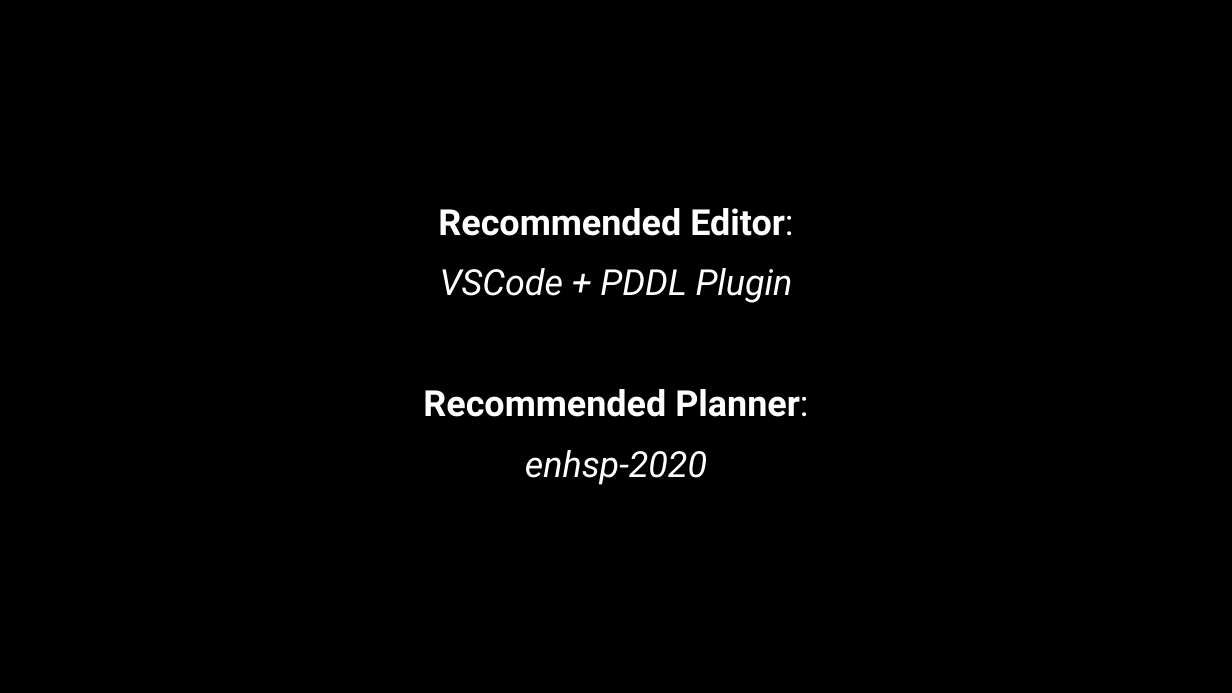
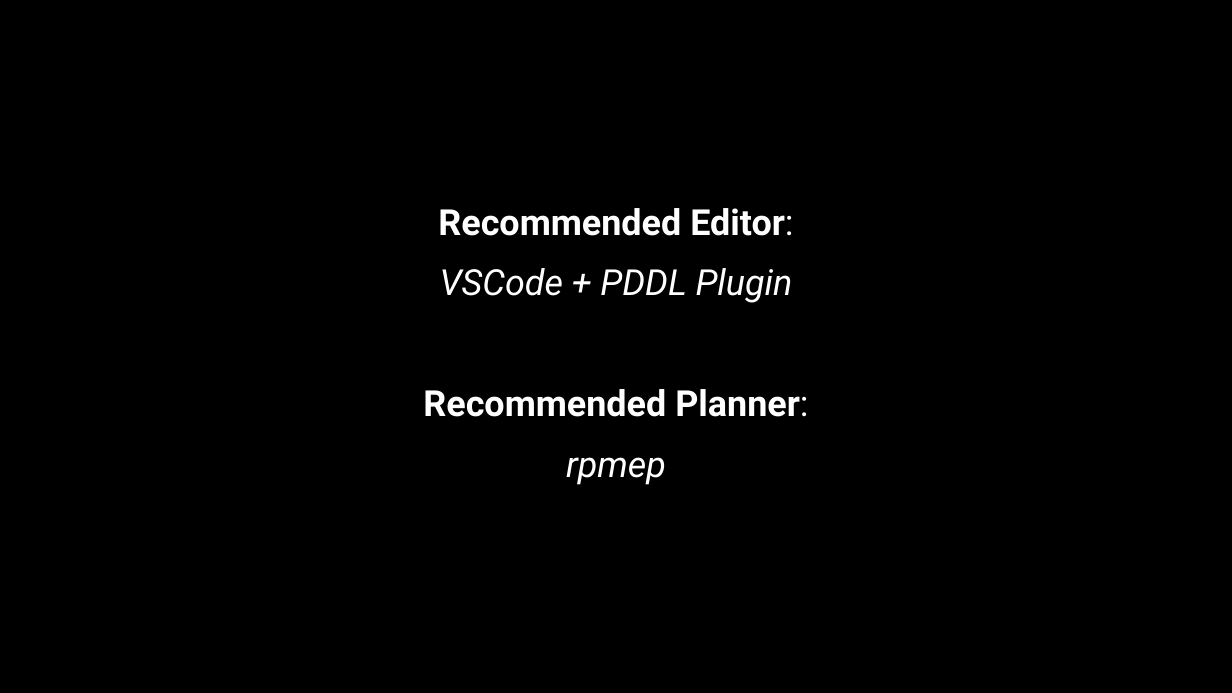
Before and after one commit to AI-Planning/modeling-in-pddl, a slide deck: slide 2 of exercises/cisc-813/epistemic/slides.pptx. Drawn at 1232x693 pixels with LibreOffice and Linux fonts; fonts in the diff are those of the drawing. Boxes give left, top, right and bottom in pixels: in the first picture for what was removed or moved away, otherwise in the second. Text is boxed around its words. In the diff, an @@ line names an element or a change of style, - is before the commit and + after.

```diff
--- a/exercises/cisc-813/epistemic/slides.pptx
+++ b/exercises/cisc-813/epistemic/slides.pptx
@@ text at [566,457,666,485]: text changed @@
-enhsp-2020
+rpmep
```
Also in this commit, not shown: 7 other slides changed, 9 slides added, 10 slides removed.
